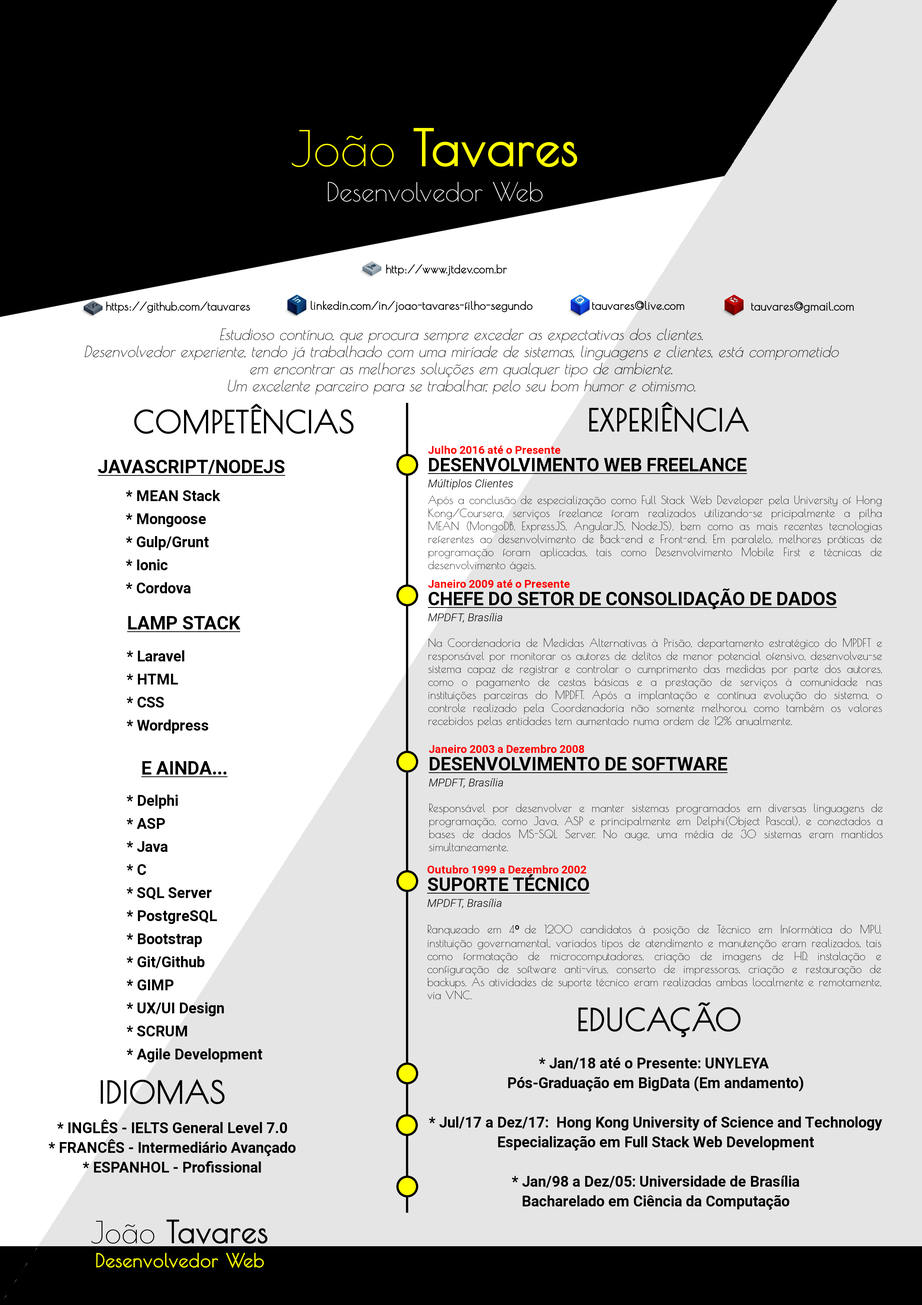
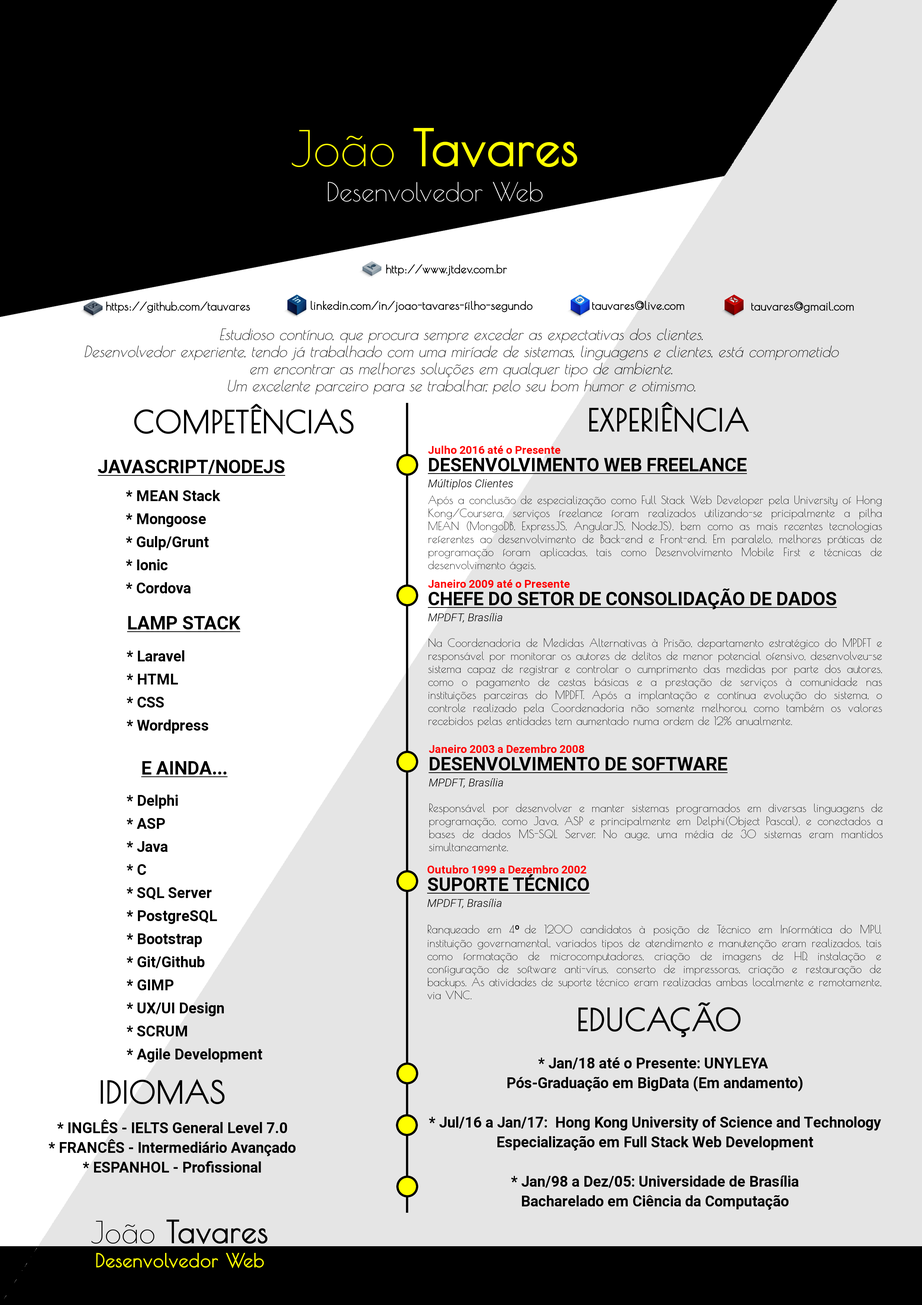
Layered file, before and after one edit (922x1305). Changes by layer:
painted on "Degrees" over [left=473, top=1056, right=883, bottom=1210]
